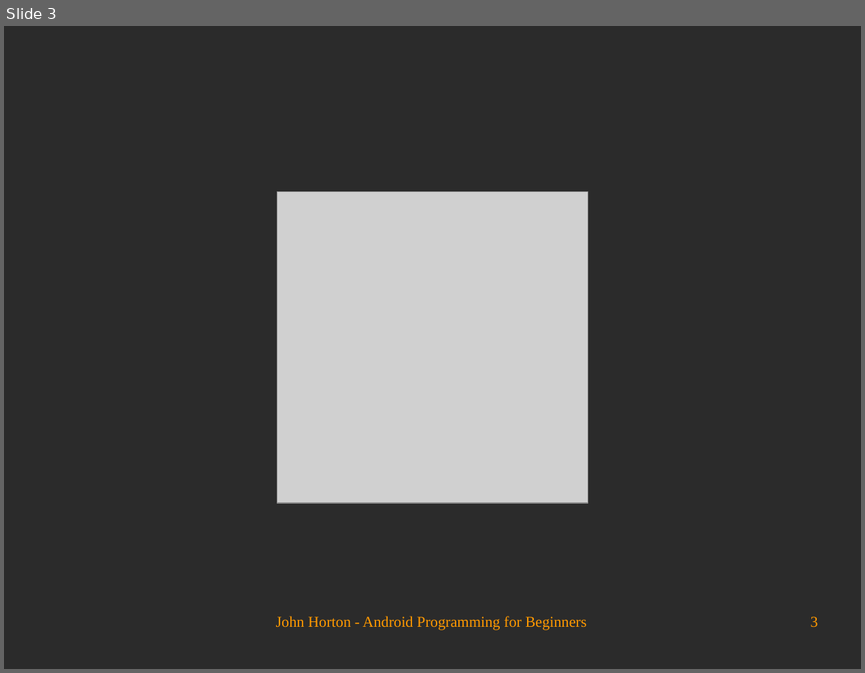
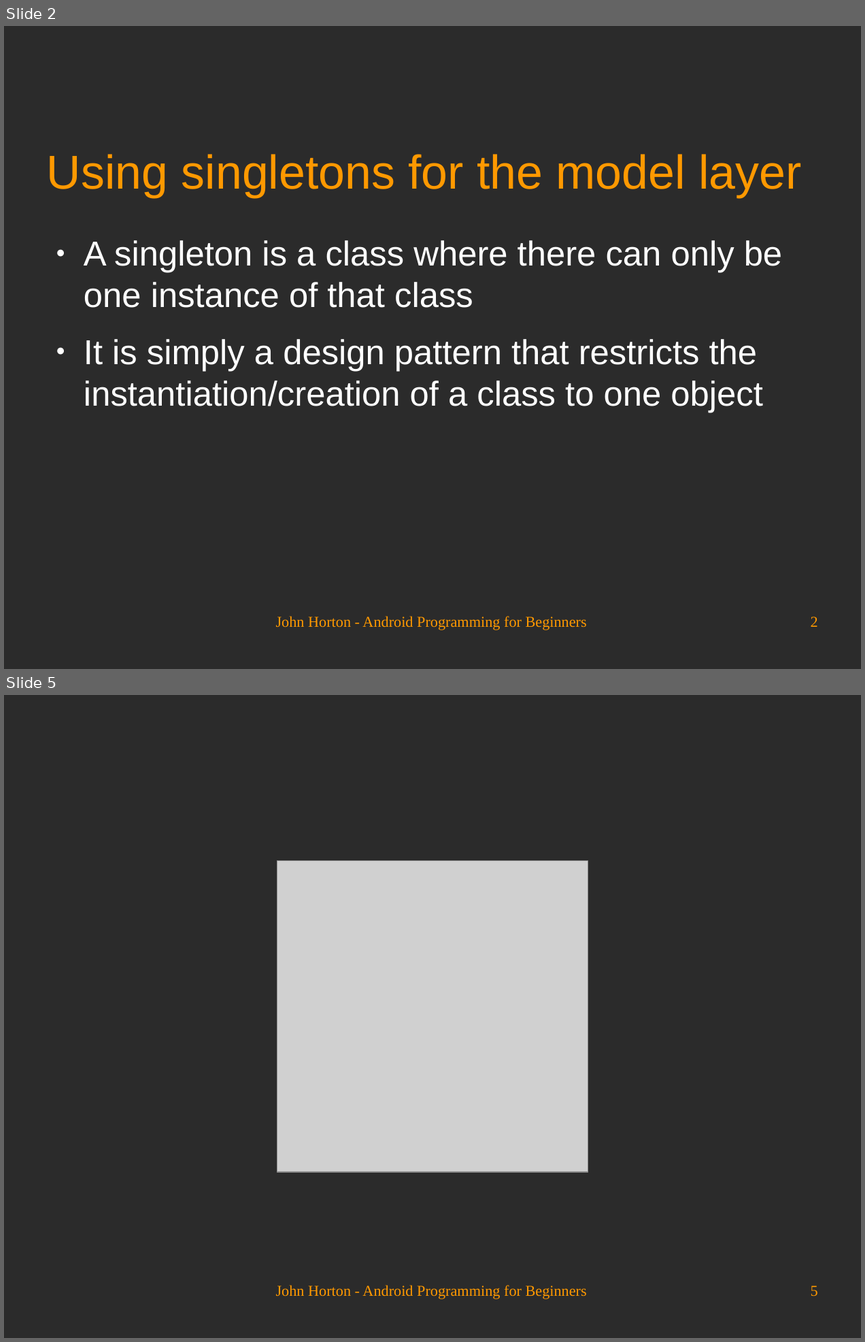
Before and after one commit to Academy-Soft-Intellect/Android-Programming-for-Beginners, a slide deck: 19_Using_Multiple_Fragments.odp. Shown one above the other, each under a label of ours: slide 3 before the commit, slides 2 and 5 after it; the slides between them are not shown. The pictures are 865x673 and 865x1342 pixels, drawn with LibreOffice and Linux fonts; fonts in the diff are those of the drawing; grey boxes stand for pictures; background and template pictures are left out; a plain dark background stands for a picture behind light text. Boxes give left, top, right and bottom in pixels: in the first picture for what was removed or moved away, otherwise in the second. Text is boxed around its words. In the diff, an @@ line names an element or a change of style, - is before the commit and + after.

```diff
--- a/19_Using_Multiple_Fragments.odp
+++ b/19_Using_Multiple_Fragments.odp
@@ slide 2 added at box(4, 26, 861, 669), background picture (left out) @@
@@ title added at box(47, 154, 801, 197), 44 pt, text #FF9900 @@
+Using singletons for the model layer
@@ text added at box(84, 240, 782, 412), 32 pt, text #FFFFFF @@
+● A singleton is a class where there can only be one instance of that class
+● It is simply a design pattern that restricts the instantiation/creation of a class to one object
@@ text added at box(276, 616, 587, 630), 14 pt, text #FF9900 @@
+John Horton - Android Programming for Beginners
@@ page number added at box(810, 616, 818, 626), 14 pt, text #FF9900 @@
+2
@@ what was slide 3 is now slide 5 @@
@@ page number at box(810, 1285, 818, 1296): text changed @@
-3
+5
```
Also in this commit, not shown: 2 slides changed, 1 other slide added.
